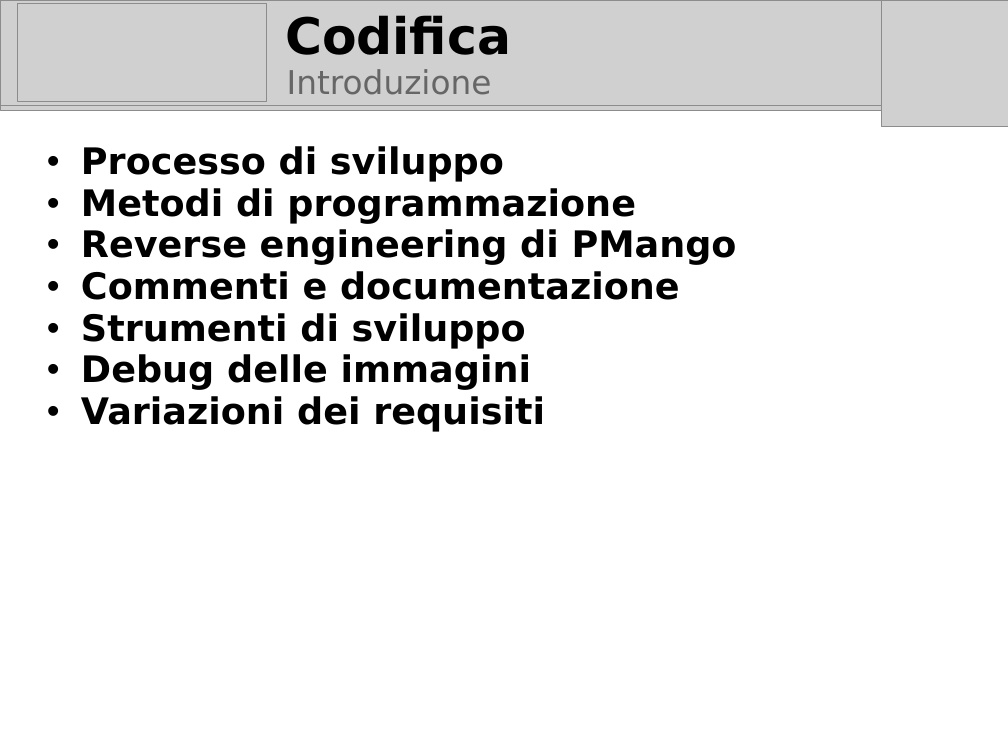
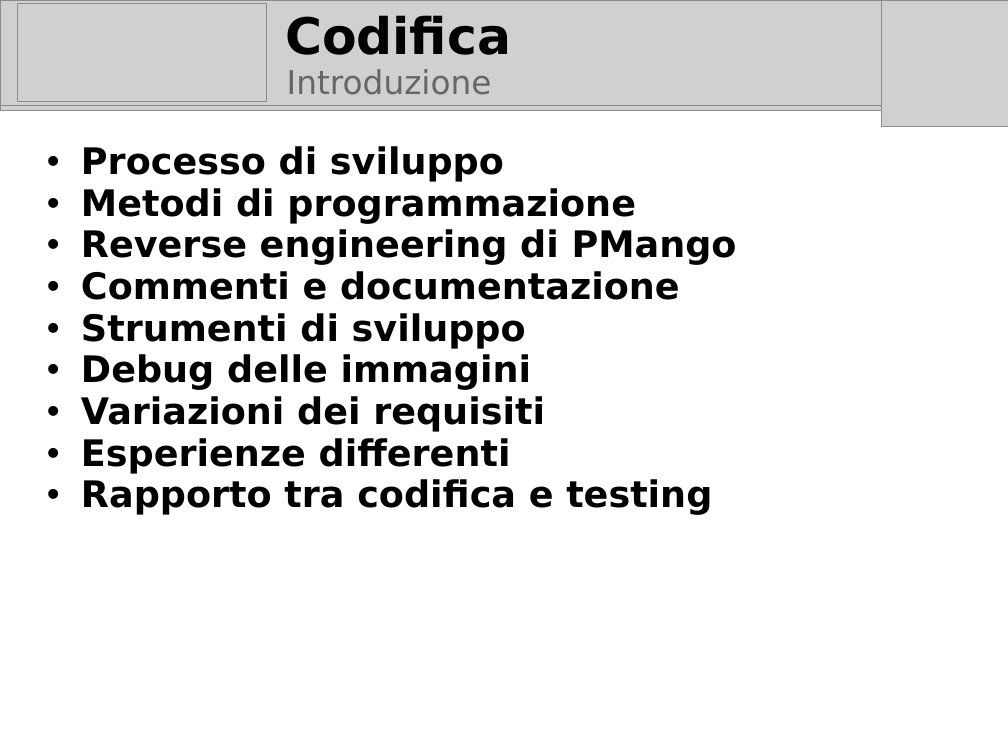
Before and after one commit to marcotinacci/PMango-Diagrams, a slide deck: slide 1 of documentazione_progetto/exams/rogai/PresentazioneCodifica.odp. Drawn at 1008x756 pixels with LibreOffice and Linux fonts; fonts in the diff are those of the drawing; grey boxes stand for pictures; background and template pictures are left out. Boxes give left, top, right and bottom in pixels: in the first picture for what was removed or moved away, otherwise in the second. Text is boxed around its words. In the diff, an @@ line names an element or a change of style, - is before the commit and + after.

```diff
--- a/documentazione_progetto/exams/rogai/PresentazioneCodifica.odp
+++ b/documentazione_progetto/exams/rogai/PresentazioneCodifica.odp
@@ subtitle at (81, 438, 712, 515): paragraphs added @@
+  • Esperienze differenti
+  • Rapporto tra codifica e testing
```
Also in this commit, not shown: 1 other slide changed, 3 slides added.
